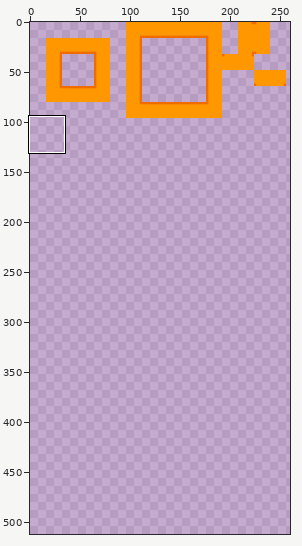
Pixel-art file: art/test3_tileset.aseprite. The picture above shows the old version from afar; the outline marks the close-up.
Close-up. Before the edit:
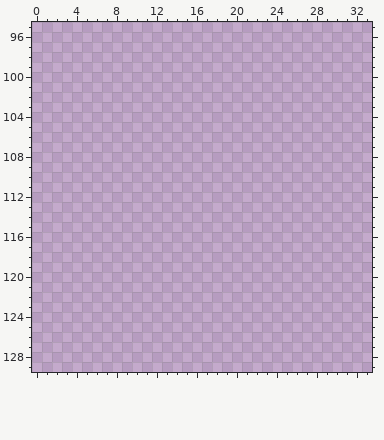
512x512 pixels, 1 frame. Colours within 5 levels of each other are drawn and written as one. Shown: x 0..33, y 95..129. The wide view leaves out empty margins. The commit also changed other parts of the picture, which this record leaves out.
After the commit:
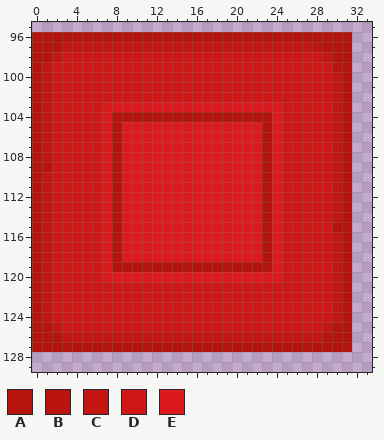
Palette (. is transparent): A #b5130c  B #bb140e  C #c31511  D #d01716  E #dd191d
Change:
Layers "detail", "base":
y 96: x 0..31 ................................ -> AAAAAAAAAAAAAAAAAAAAAAAAAAAAAAAA
y 97: x 0..31 ................................ -> AAACCCCCCCCCCCCCCCCCCCCCCCCCBAAA
y 98: x 0..31 ................................ -> AACDDDDDDDDDDDDDDDDDDDDDDDDDDCAA
y 99: x 0..31 ................................ -> ACDDDDDDDDDDDDDDDDDDDDDDDDDDDDBA
y 100..102: x 0..31 ................................ -> ACDDDDDDDDDDDDDDDDDDDDDDDDDDDDCA
y 103: x 0..31 ................................ -> ACDDDDDEEEEEEEEEEEEEEEEEEDDDDDCA
y 104: x 0..31 ................................ -> ACDDDDDEAAAAAAAAAAAAAAAAEDDDDDCA
y 105..108: x 0..31 ................................ -> ACDDDDDEAEEEEEEEEEEEEEEAEDDDDDCA
y 109: x 0..31 ................................ -> AADDDDDEAEEEEEEEEEEEEEEAEDDDDDCA
y 110..114: x 0..31 ................................ -> ACDDDDDEAEEEEEEEEEEEEEEAEDDDDDCA
y 115: x 0..31 ................................ -> ACDDDDDEAEEEEEEEEEEEEEEAEDDDDDAA
y 116..118: x 0..31 ................................ -> ACDDDDDEAEEEEEEEEEEEEEEAEDDDDDCA
y 119: x 0..31 ................................ -> ACDDDDDEAAAAAAAAAAAAAAAAEDDDDDCA
y 120: x 0..31 ................................ -> ACDDDDDEEEEEEEEEEEEEEEEEEDDDDDCA
y 121..124: x 0..31 ................................ -> ACDDDDDDDDDDDDDDDDDDDDDDDDDDDDCA
y 125: x 0..31 ................................ -> AACDDDDDDDDDDDDDDDDDDDDDDDDDDCAA
y 126: x 0..31 ................................ -> AAACCCCCCCCCCCCCCCCCCCCCCCCCCAAA
y 127: x 0..31 ................................ -> AAAAAAAAAAAAAAAAAAAAAAAAAAAAAAAA
Boxes around the changes in both close-ups, in picture pixels (x1, y1, x2, y2):
added: (32, 32, 352, 352)
